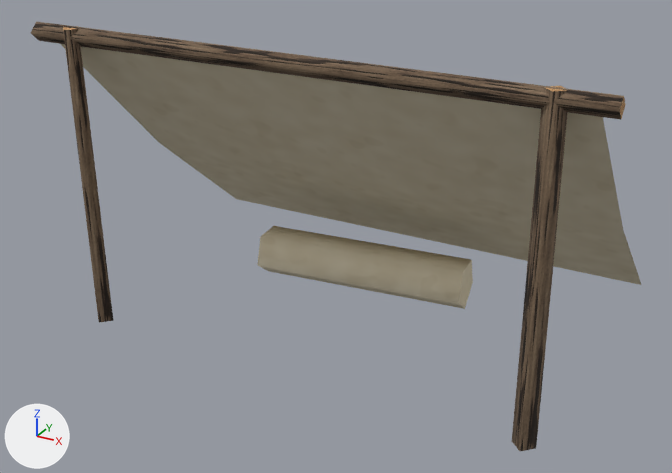
One commit to the glTF model kingdom/assets/generated/region/ruins/bandit_lean_to_lod1.glb: the scene before it, then after it.
Before and after are seen from a 50 mm lens placed at (2.64, -4.22, 3.01), pointed at (-0.06, 0.7, 0.55). The axes (+X, +Y, +Z) are drawn at lower left. The lights are the same throughout. The first picture is the older version. Vertices at exactly the same position are counted once.

The older version as bpy lines, for what is in view:
```python
me_bandit_lean_to_lod1 = bpy.data.meshes.new('bandit_lean_to_lod1')
me_bandit_lean_to_lod1.from_pydata(...)  # 58 vertices, 72 faces; spans x -1.8..1.8, y -0.08..1.9, z -0.1..1.91
# faces by material slot: [32, 40]
me_bandit_lean_to_lod1.materials.append(mat_rg_log)
me_bandit_lean_to_lod1.materials.append(mat_rg_canvas)
ob_bandit_lean_to_lod1 = bpy.data.objects.new('bandit_lean_to_lod1', me_bandit_lean_to_lod1)
ob_bandit_lean_to_lod1.location = (0.0, 0.0, 0.0)
```
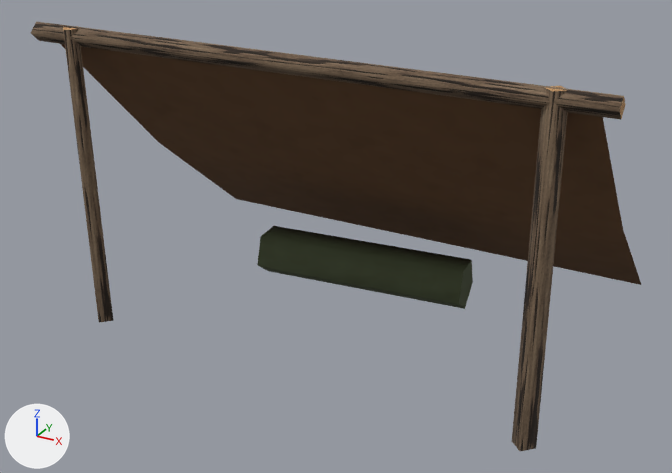
Pixel boxes (x1, y1, x2, y2) of what changed, in the pictures (672 x 473 px):
part 1 of me_bandit_lean_to_lod1, recoloured (darker)
    both: (61, 44, 641, 285)
part 2 of me_bandit_lean_to_lod1, recoloured (darker)
    both: (257, 226, 473, 309)

The edits, one by one:
me_bandit_lean_to_lod1 has 58 vertices, 72 faces and spans x -1.8..1.8, y -0.08..1.9, z -0.1..1.91.
me_bandit_lean_to_lod1 is used by ob_bandit_lean_to_lod1; location (0.0, 0.0, 0.0).
me_bandit_lean_to_lod1 part 1: 24 faces centred in x -1.32..1.32, y 0.31..1.58, z 0.36..1.53 are repainted in the vertex colours; the middle colour goes from white #ffffff to brown #7a5a40.
me_bandit_lean_to_lod1 part 2: 16 faces centred in x -0.81..0.7, y 0.9..1.25, z 0.04..0.33 are repainted in the vertex colours; the middle colour goes from white #ffffff to greyish green #52614e.
